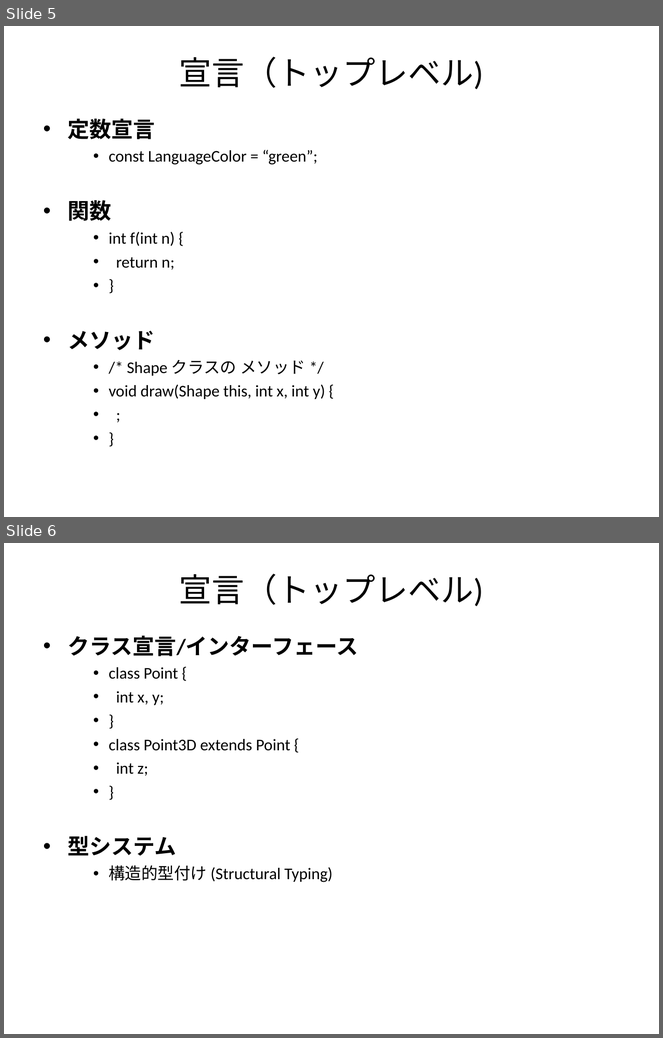
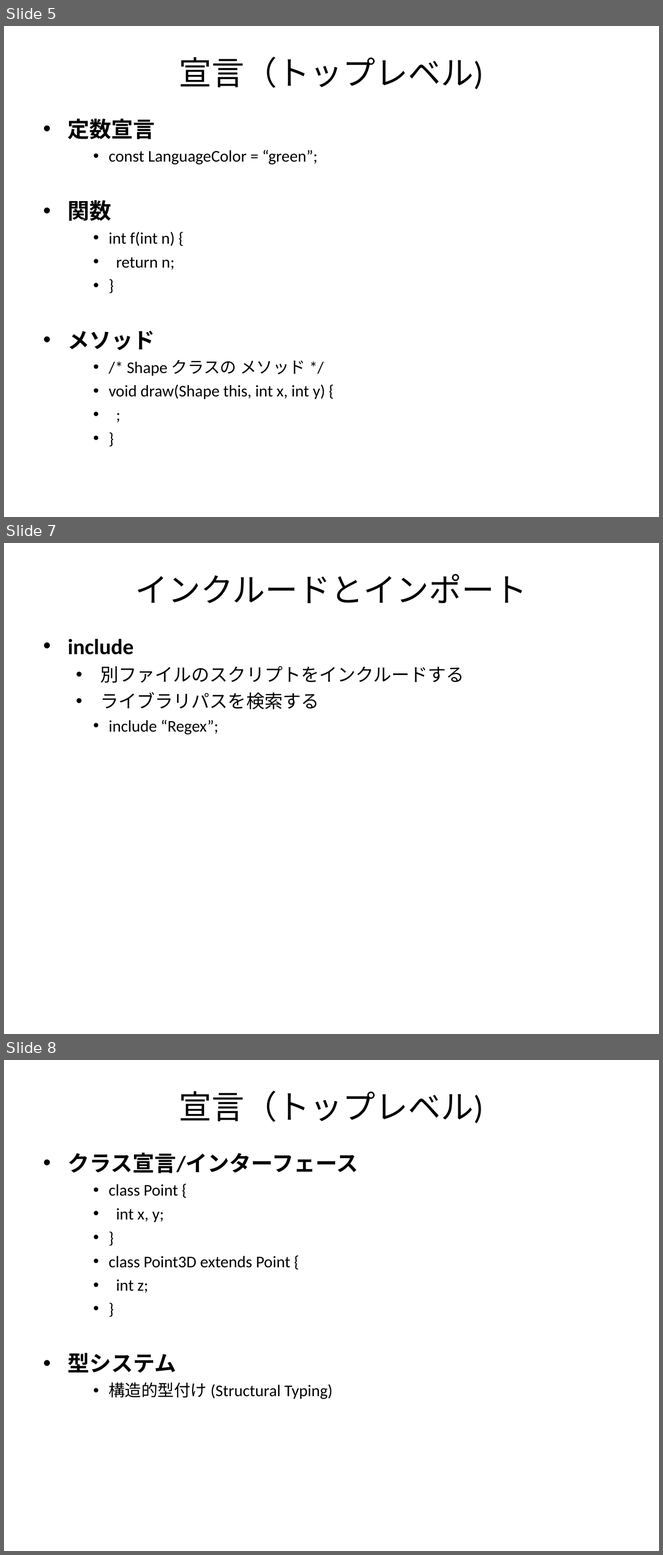
Before and after one commit to GreenTeaScript/GreenTeaScript, a slide deck: spec/GreenTeaScriptSpec.ppt. Shown one above the other, each under a label of ours: slides 5 and 6 before the commit, slides 5, 7 and 8 after it; the slides between them are not shown. The pictures are 663x1038 and 663x1555 pixels, drawn with LibreOffice and Linux fonts; fonts in the diff are those of the drawing. Boxes give left, top, right and bottom in pixels: in the first picture for what was removed or moved away, otherwise in the second. Text is boxed around its words. In the diff, an @@ line names an element or a change of style, - is before the commit and + after.

```diff
--- a/spec/GreenTeaScriptSpec.ppt
+++ b/spec/GreenTeaScriptSpec.ppt
@@ slide 7 added at (4,543,659,1034), background #FFFFFF @@
@@ title added at (136,574,528,603), 36 pt, text #000000 @@
+インクルードとインポート
@@ text added at (68,639,465,735), 20 pt, text #000000 @@
+• include
+  • 別ファイルのスクリプトをインクルードする
+  • ライブラリパスを検索する
+    • include “Regex”;
@@ what was slide 6 is now slide 8 @@
```
Also in this commit, not shown: 1 other slide added, 9 other files.
